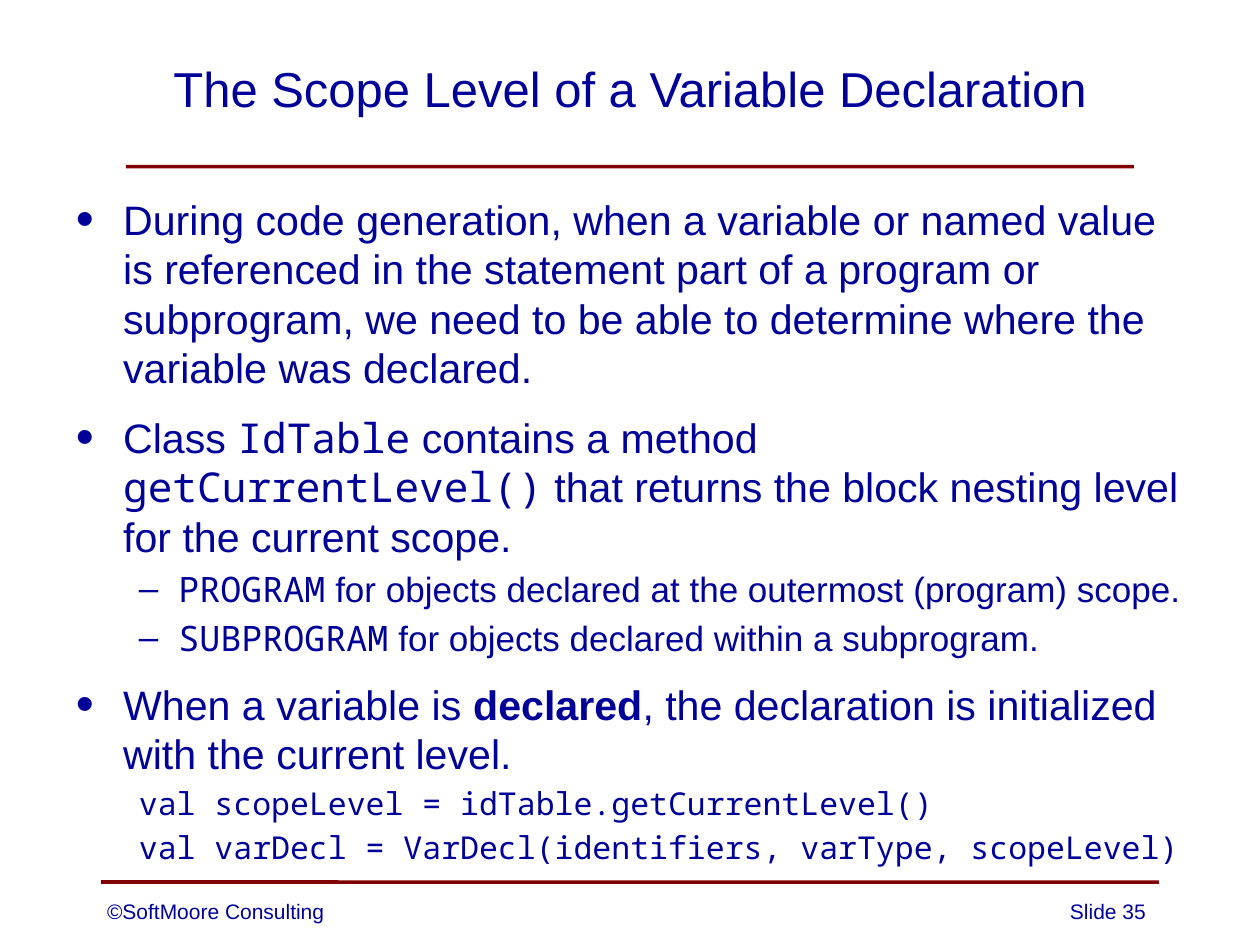
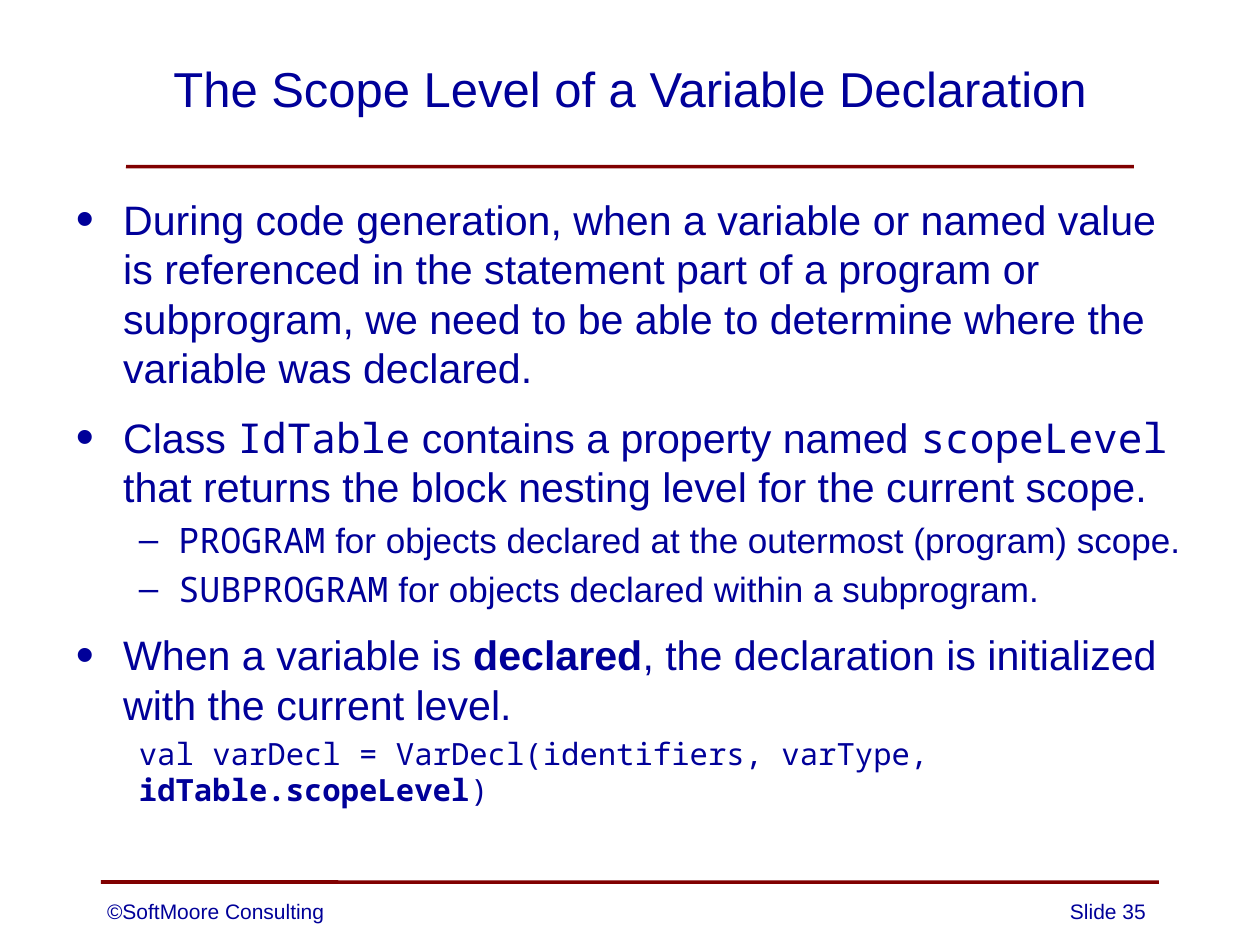
Before and after one commit to SoftMoore/CPRL-Kt, a slide deck: slide 35 of PowerPoint Slides/08 - Abstract Syntax Trees.pptx. Drawn at 1260x945 pixels with LibreOffice and Linux fonts; fonts in the diff are those of the drawing. Boxes give left, top, right and bottom in pixels: in the first picture for what was removed or moved away, otherwise in the second. Text is boxed around its words. In the diff, an @@ line names an element or a change of style, - is before the commit and + after.

```diff
--- a/PowerPoint Slides/08 - Abstract Syntax Trees.pptx
+++ b/PowerPoint Slides/08 - Abstract Syntax Trees.pptx
@@ text at bbox=[123, 421, 1168, 511]: text changed @@
-• Class IdTable contains a method getCurrentLevel() that returns the block nesting level for the current scope.
+• Class IdTable contains a property named scopeLevel that returns the block nesting level for the current scope.
@@ text at bbox=[139, 741, 928, 809]: text changed; size 18 to 17.5 pt @@
-  val scopeLevel = idTable.getCurrentLevel()
-  val varDecl = VarDecl(identifiers, varType, scopeLevel)
+  val varDecl = VarDecl(identifiers, varType, idTable.scopeLevel)
```
Also in this commit, not shown: 8 other slides changed, 3 other files.
